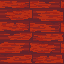
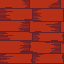
Revision of a layered 64x64 image; what changed, layer by layer:
painted on "Paint Layer 2" over [0, 0, 64, 63]
